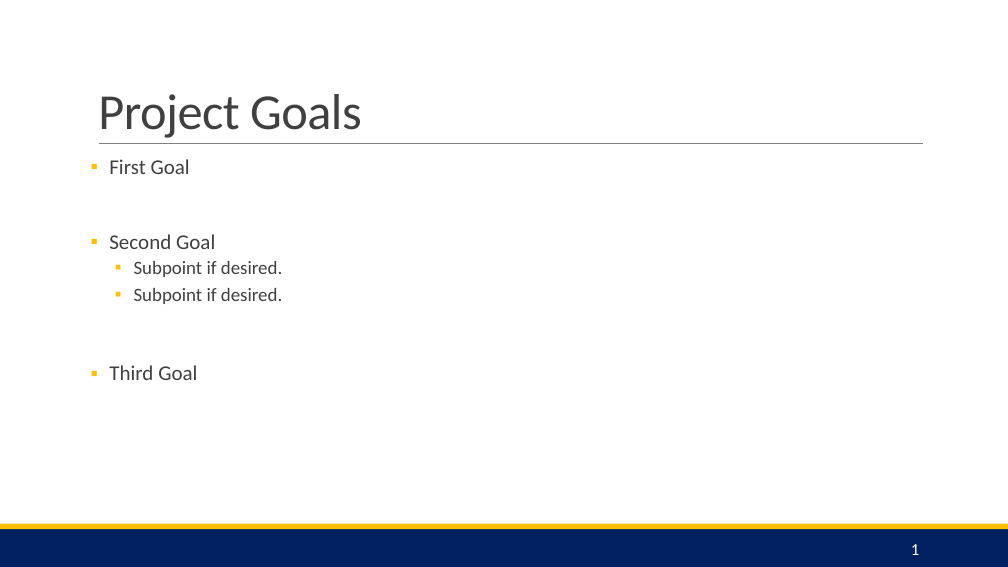
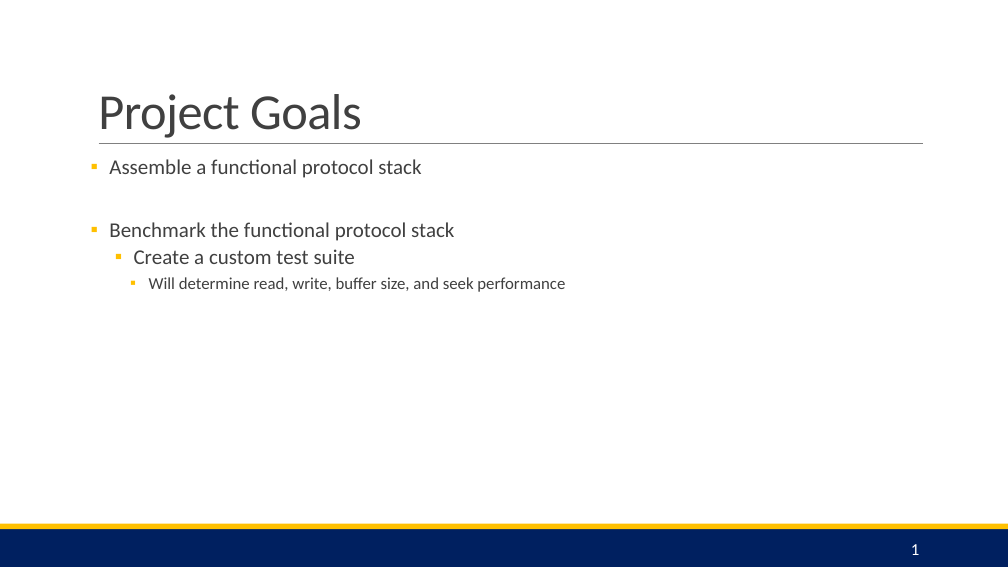
Before and after one commit to coy-humphrey/nvme-hpe, a slide deck: slide 3 of deliverables/Release 2/Presentation.pptx. Drawn at 1008x567 pixels with LibreOffice and Linux fonts; fonts in the diff are those of the drawing. Boxes give left, top, right and bottom in pixels: in the first picture for what was removed or moved away, otherwise in the second. Text is boxed around its words. In the diff, an @@ line names an element or a change of style, - is before the commit and + after.

```diff
--- a/deliverables/Release 2/Presentation.pptx
+++ b/deliverables/Release 2/Presentation.pptx
@@ text at box(109, 159, 565, 292): text changed; size 18 to 20 pt @@
-▪ First Goal
-▪ Second Goal
-  ▪ Subpoint if desired.
-  ▪ Subpoint if desired.
-▪ Third Goal
+▪ Assemble a functional protocol stack
+▪ Benchmark the functional protocol stack
+  ▪ Create a custom test suite
+    ▪ Will determine read, write, buffer size, and seek performance
```
